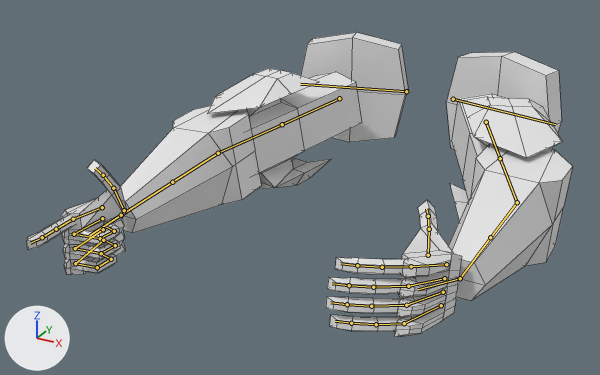
A saved change to the Blender file blender/finger.blend.
Rendered twice from a camera (50 mm lens) standing at (0.532, -1.365, 2.074) and looking at (-0.052, -0.302, 1.543). Arrows for +X, +Y and +Z are at lower left; the lights stay in place. Both versions are drawn at frame 1 of the action 'shoot'; the numbers are the values there. The bones that bend it are drawn over the model as lines. Mesh edges are drawn as thin lines.

The first picture shows 'finger'.
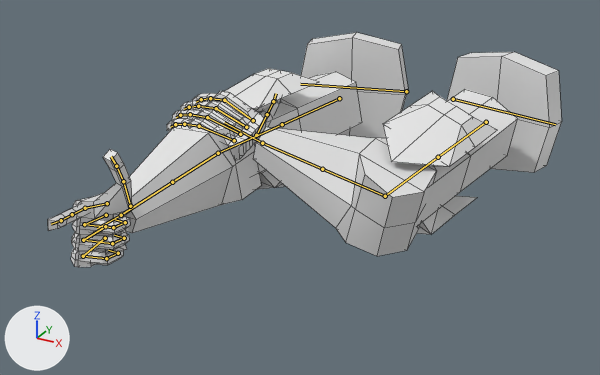
Changed parts and their boxes (x1, y1, x2, y2) in the pictures (600 x 375 px):
'finger', posed (23% shorter): before (27, 32, 573, 337); after (48, 32, 562, 267)

Patch to the scene script:
```diff
--- a/blender/finger.blend.py
+++ b/blender/finger.blend.py
@@ bone_upper_arm_ik_l @@
 bone_upper_arm_ik_l = bpy.data.objects['RIG-finger'].pose.bones['upper_arm_ik.L']  # child of 'MCH-upper_arm_ik_swing.L'
 bone_upper_arm_ik_l.rotation_mode = 'ZXY'
-bone_upper_arm_ik_l.rotation_euler = (0.0, 0.0, 0.0)  # degrees (0, 0, 0)
+bone_upper_arm_ik_l.rotation_euler = (0.0, -0.401, 0.0)  # degrees (0, -23, 0)
@@ bone_thumb_01_l @@
 bone_thumb_01_l = bpy.data.objects['RIG-finger'].pose.bones['thumb.01.L']  # child of 'MCH-thumb.01_drv.L'
-bone_thumb_01_l.rotation_quaternion = (0.432, -0.327, -0.585, 0.604)  # degrees (-84, -6, 115)
+bone_thumb_01_l.rotation_quaternion = (0.617, -0.496, -0.582, -0.187)  # degrees (-113, -65, 54)
@@ bone_hand_ik_l @@
 bone_hand_ik_l = bpy.data.objects['RIG-finger'].pose.bones['hand_ik.L']  # child of 'MCH-hand_ik.parent.L'
-bone_hand_ik_l.location = (-0.523, -0.49, -0.038)
-bone_hand_ik_l.rotation_quaternion = (0.609, 0.082, -0.043, -0.788)  # degrees (10, 4, -104)
+bone_hand_ik_l.location = (-0.94, -0.28, -0.001)
+bone_hand_ik_l.rotation_quaternion = (0.119, 0.534, -0.099, -0.831)  # degrees (35, 60, -143)
@@ bone_hand_ik_r @@
 bone_hand_ik_r = bpy.data.objects['RIG-finger'].pose.bones['hand_ik.R']  # child of 'MCH-hand_ik.parent.R'
-bone_hand_ik_r.rotation_quaternion = (0.714, 0.026, -0.004, 0.7)  # degrees (2, -2, 89)
+bone_hand_ik_r.rotation_quaternion = (0.652, 0.086, 0.052, 0.751)  # degrees (11, -4, 98)
```
